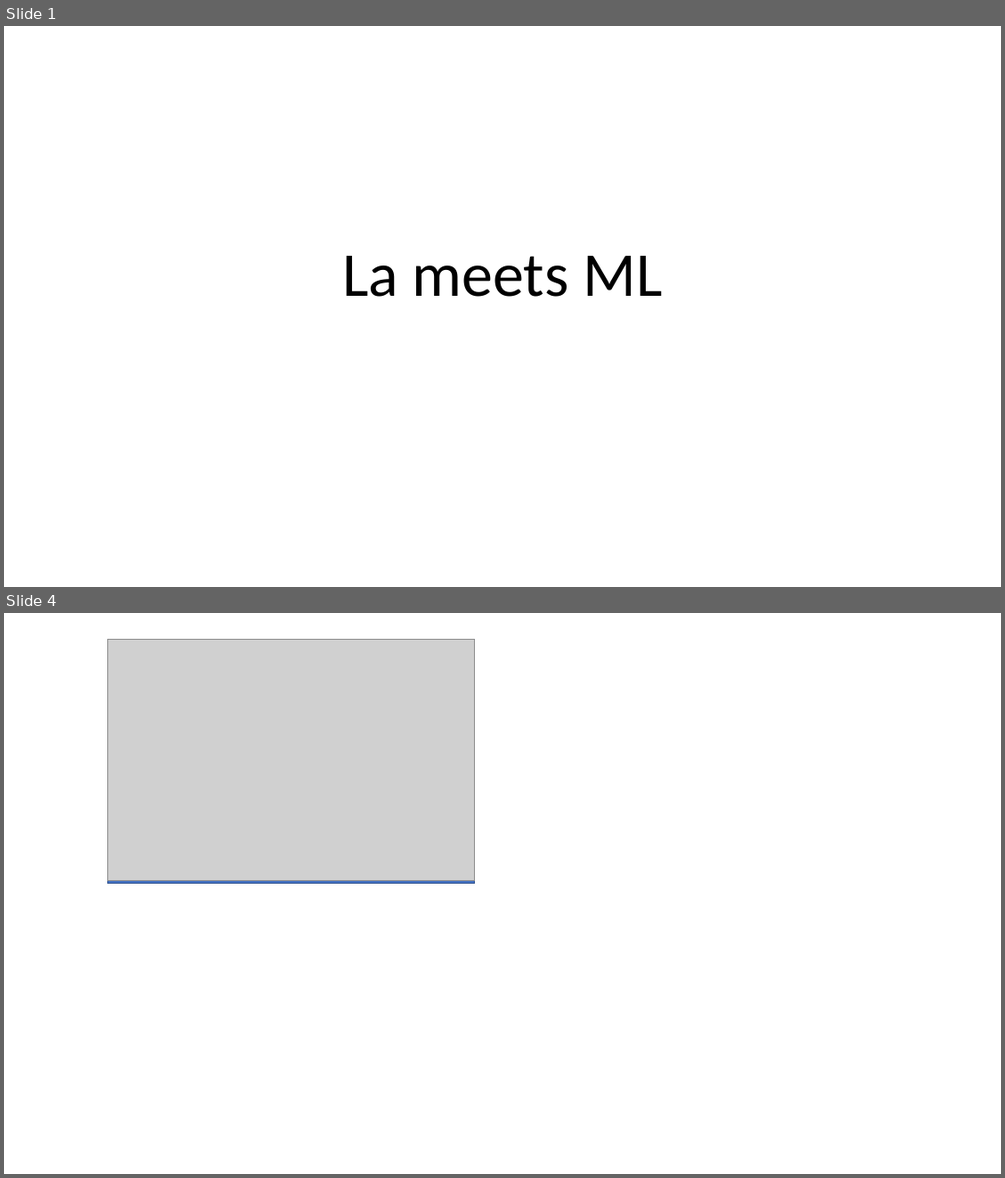
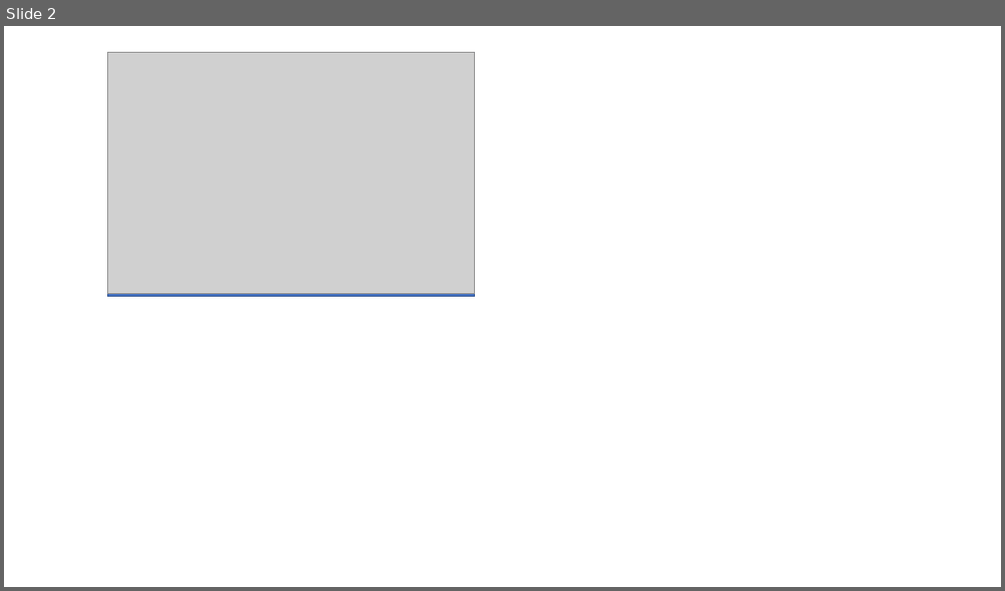
Before and after one commit to TheSlimvReal/PSE---LA-meets-ML, a slide deck: Final Presentation/La meets ML.pptx. Shown one above the other, each under a label of ours: slides 1 and 4 before the commit, slide 2 after it; the slides between them are not shown. The pictures are 1005x1178 and 1005x591 pixels, drawn with LibreOffice and Linux fonts; fonts in the diff are those of the drawing; grey boxes stand for pictures. Boxes give left, top, right and bottom in pixels: in the first picture for what was removed or moved away, otherwise in the second. Text is boxed around its words. In the diff, an @@ line names an element or a change of style, - is before the commit and + after.

```diff
--- a/Final Presentation/La meets ML.pptx
+++ b/Final Presentation/La meets ML.pptx
@@ slide 1 removed at [4, 26, 1001, 587], background #FFFFFF @@
@@ title removed at [342, 256, 662, 297] @@
-La meets ML
@@ what was slide 4 is now slide 2 @@
```
Also in this commit, not shown: 1 slide changed, 2 slides added, 3 other slides removed.
